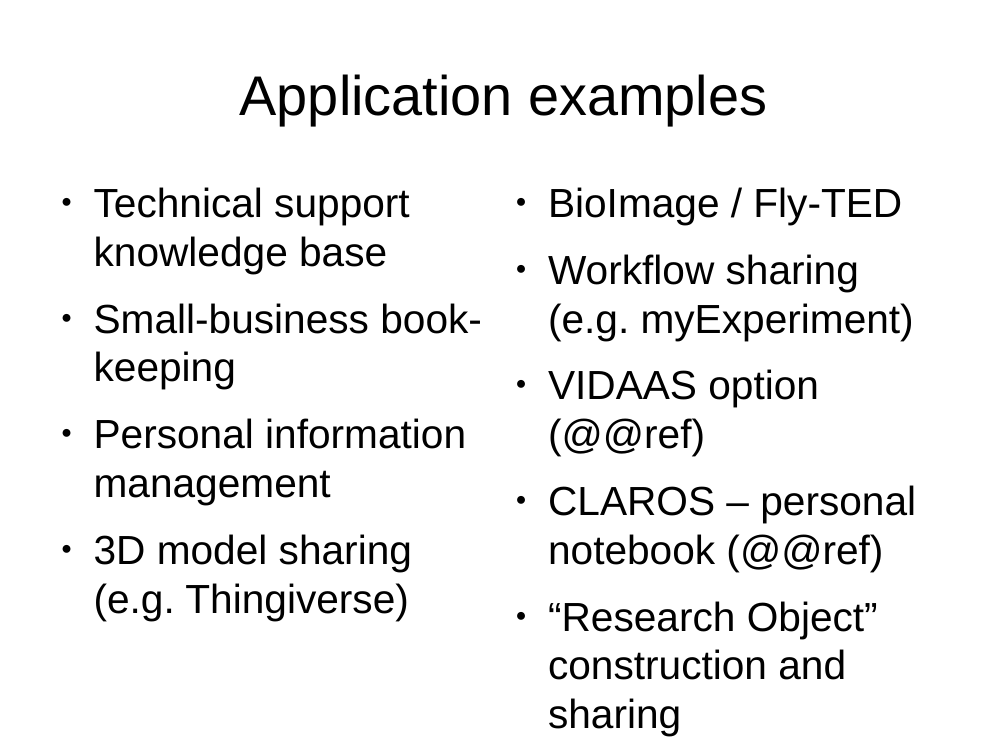
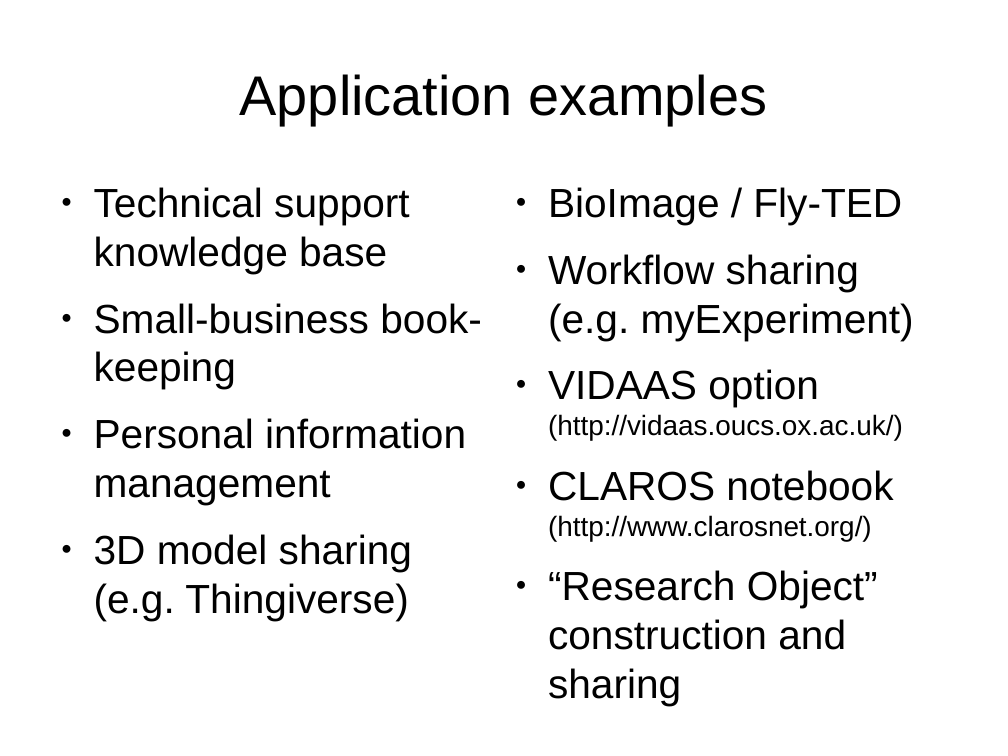
Before and after one commit to gklyne/annalist, a slide deck: slide 12 of presentations/annalist-pitch.odp. Drawn at 1008x756 pixels with LibreOffice and Linux fonts; fonts in the diff are those of the drawing. Boxes give left, top, right and bottom in pixels: in the first picture for what was removed or moved away, otherwise in the second. Text is boxed around its words. In the diff, an @@ line names an element or a change of style, - is before the commit and + after.

```diff
--- a/presentations/annalist-pitch.odp
+++ b/presentations/annalist-pitch.odp
@@ text at bbox=[548, 369, 903, 541]: text changed; size 32 to 22 pt @@
-● VIDAAS option (@@ref)
-● CLAROS – personal notebook (@@ref)
+● VIDAAS option (http://vidaas.oucs.ox.ac.uk/)
+● CLAROS notebook (http://www.clarosnet.org/)
```
Also in this commit, not shown: 4 other slides changed, 2 other files.
